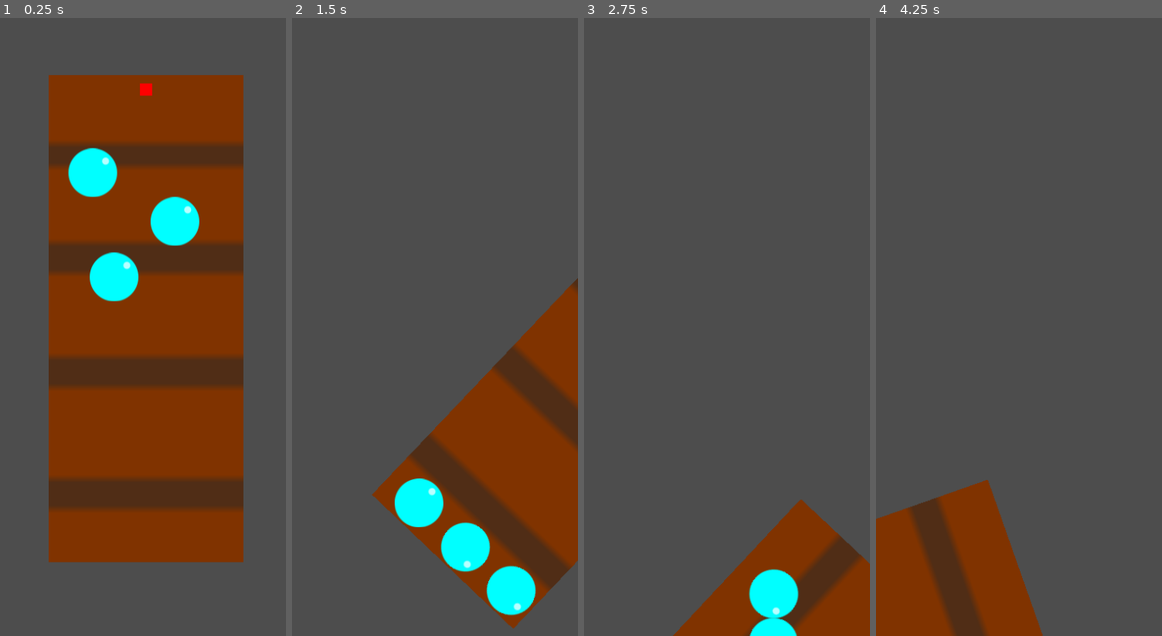
Above: before the commit, frames 1-4 (left to right).
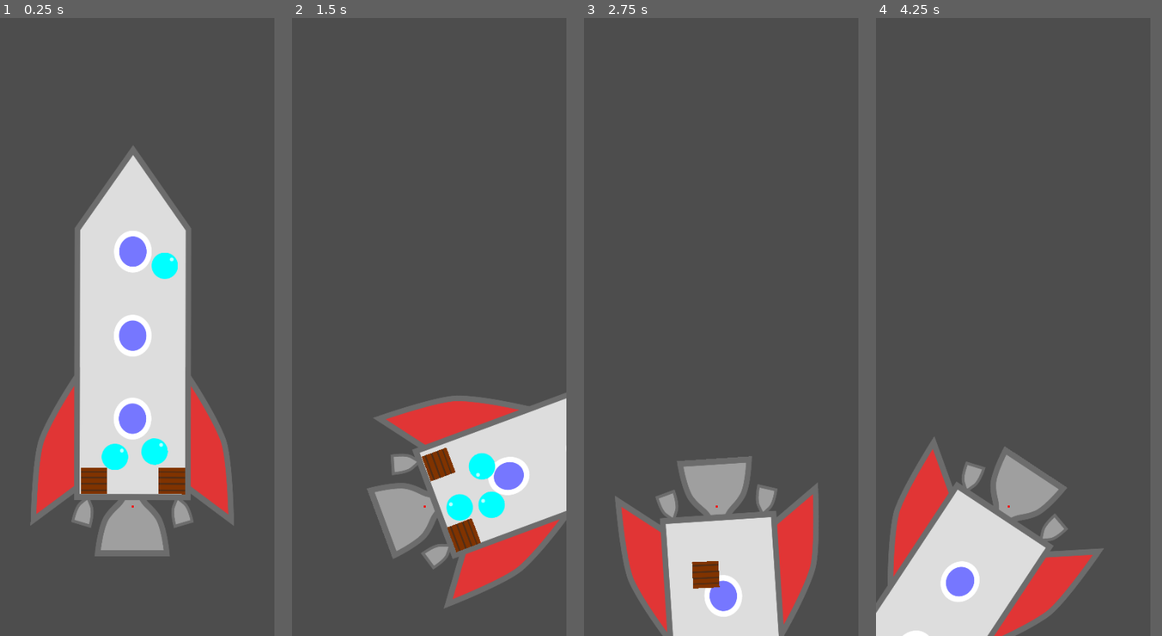
Above: after the commit, the same moments.

Repository: aligator/SpaceDelivery
Game: Godot game, scene res://world.tscn
The game is run twice, just before and just after one commit, with the same random seed, the same clock (stepped at 60 frames per second) and the same inputs.
Inputs:
- Up to frame 1 (0.25 s): no input
- Up to frame 2 (1.5 s): hold Right (ui_right) 0.53-1.28 s; hold Left (ui_left) from 1.28 s (still down)
- Up to frame 3 (2.75 s): release Left (ui_left) at 2.03 s; hold Right (ui_right) from 2.03 s (still down)
- Up to frame 4 (4.25 s): release Right (ui_right) at 3.53 s; hold Left (ui_left) from 3.53 s (still down)
In our replay, the window is 370x800 before the commit and 355x800 after it. These sizes can differ from the game's own. Grey fills any space a smaller window leaves; there, only what the larger window draws over its background counts as a difference.

The runs differ from the first frame. In frame 1, 54% of the frame differs, in the area x 10-86%, y 9-89%; in frame 2, 24%; in frame 3, 18%; in frame 4, 17%.

Commit message:
Add rocket asset

Diff:
--- /dev/null
+++ b/assets/rocket.svg
@@ -0,0 +1,191 @@
+<?xml version="1.0" encoding="UTF-8" standalone="no"?>
+<!-- Created with Inkscape (http://www.inkscape.org/) -->
+
+<svg
+   width="700.005"
+   height="1276.7145"
+   viewBox="0 0 185.20965 337.79737"
+   version="1.1"
+   id="svg6070"
+   inkscape:version="1.2.2 (b0a8486541, 2022-12-01)"
+   sodipodi:docname="rocket.svg"
+   inkscape:export-filename="rocket.png"
+   inkscape:export-xdpi="96"
+   inkscape:export-ydpi="96"
+   xmlns:inkscape="http://www.inkscape.org/namespaces/inkscape"
+   xmlns:sodipodi="http://sodipodi.sourceforge.net/DTD/sodipodi-0.dtd"
+   xmlns="http://www.w3.org/2000/svg"
+   xmlns:svg="http://www.w3.org/2000/svg">
+  <sodipodi:namedview
+     id="namedview6072"
+     pagecolor="#ffffff"
+     bordercolor="#cccccc"
+     borderopacity="1"
+     inkscape:showpageshadow="0"
+     inkscape:pageopacity="0"
+     inkscape:pagecheckerboard="0"
+     inkscape:deskcolor="#d1d1d1"
+     inkscape:document-units="px"
+     showgrid="false"
+     inkscape:zoom="1"
+     inkscape:cx="580"
+     inkscape:cy="966"
+     inkscape:window-width="1920"
+     inkscape:window-height="1007"
+     inkscape:window-x="0"
+     inkscape:window-y="0"
+     inkscape:window-maximized="1"
+     inkscape:current-layer="layer1" />
+  <defs
+     id="defs6067">
+    <inkscape:path-effect
+       effect="mirror_symmetry"
+       start_point="12.7,57.312496"
+       end_point="12.7,66.64"
+       center_point="12.7,61.975734"
+       id="path-effect7683"
+       is_visible="true"
+       lpeversion="1.2"
+       lpesatellites=""
+       mode="free"
+       discard_orig_path="false"
+       fuse_paths="false"
+       oposite_fuse="false"
+       split_items="false"
+       split_open="false"
+       link_styles="false" />
+    <inkscape:path-effect
+       effect="mirror_symmetry"
+       start_point="12.7,37.593857"
+       end_point="12.7,61.207231"
+       center_point="12.7,49.400544"
+       id="path-effect7591"
+       is_visible="true"
+       lpeversion="1.2"
+       lpesatellites=""
+       mode="free"
+       discard_orig_path="false"
+       fuse_paths="false"
+       oposite_fuse="false"
+       split_items="false"
+       split_open="false"
+       link_styles="false" />
+    <inkscape:path-effect
+       effect="mirror_symmetry"
+       start_point="12.7,0.52916616"
+       end_point="12.7,58.55"
+       center_point="12.7,29.539547"
+       id="path-effect7586"
+       is_visible="true"
+       lpeversion="1.2"
+       lpesatellites=""
+       mode="free"
+       discard_orig_path="false"
+       fuse_paths="false"
+       oposite_fuse="false"
+       split_items="false"
+       split_open="false"
+       link_styles="false" />
+    <inkscape:path-effect
+       effect="mirror_symmetry"
+       start_point="12.7,57.312495"
+       end_point="12.7,66.63897"
+       center_point="12.7,61.975732"
+       id="path-effect7683-3"
+       is_visible="true"
+       lpeversion="1.2"
+       lpesatellites=""
+       mode="free"
+       discard_orig_path="false"
+       fuse_paths="false"
+       oposite_fuse="false"
+       split_items="false"
+       split_open="false"
+       link_styles="false" />
+    <inkscape:path-effect
+       effect="mirror_symmetry"
+       start_point="12.7,57.312496"
+       end_point="12.7,66.638971"
+       center_point="12.7,61.975734"
+       id="path-effect7683-3-6"
+       is_visible="true"
+       lpeversion="1.2"
+       lpesatellites=""
+       mode="free"
+       discard_orig_path="false"
+       fuse_paths="false"
+       oposite_fuse="false"
+       split_items="false"
+       split_open="false"
+       link_styles="false" />
+  </defs>
+  <g
+     inkscape:label="Layer 1"
+     inkscape:groupmode="layer"
+     id="layer1"
+     transform="translate(0.00160841,-0.00240745)">
+    <path
+       id="rect7661"
+       style="fill:#9f9f9f;stroke:#6c6c6c;stroke-opacity:1"
+       d="M 12.7,66.639015 H 6.4424431 c 0,0 0.4809192,-4.380262 1.6683067,-5.943351 1.2637073,-1.663557 2.0915432,-1.816195 2.8600842,-3.058815 0.292522,-0.472967 0.490301,-0.283547 1.729166,-0.302217 m 0,9.304383 h 6.257557 c 0,0 -0.480919,-4.380262 -1.668307,-5.943351 C 16.025543,59.032107 15.197707,58.879469 14.429166,57.636849 14.136644,57.163882 13.938865,57.353302 12.7,57.334632"
+       sodipodi:nodetypes="ccssc"
+       inkscape:path-effect="#path-effect7683"
+       inkscape:original-d="M 12.7,66.639015 H 6.4424431 c 0,0 0.4809192,-4.380262 1.6683067,-5.943351 1.2637073,-1.663557 2.0915432,-1.816195 2.8600842,-3.058815 0.292522,-0.472967 0.490301,-0.283547 1.729166,-0.302217"
+       class="UnoptimicedTransforms"
+       transform="matrix(5.027157,0,0,4.9997204,28.758391,2.1236991)" />
+    <path
+       id="rect7661-5"
+       style="fill:#9f9f9f;stroke:#6c6c6c;stroke-width:0.5;stroke-dasharray:none;stroke-opacity:1"
+       d="m 12.700049,61.716897 h -1.606653 c -0.03741,-2.446005 0.476964,-3.044263 0.710721,-3.330741 0.118573,-0.133179 0.613083,-0.826176 0.895932,-1.051553 m -9.8e-5,4.382294 h 1.606653 C 14.344014,59.270892 13.82964,58.672634 13.595883,58.386156 13.47731,58.252977 12.9828,57.55998 12.699951,57.334603"
+       sodipodi:nodetypes="cccc"
+       inkscape:path-effect="#path-effect7683-3"
+       inkscape:original-d="m 12.700049,61.716897 h -1.606653 c -0.03741,-2.446005 0.476964,-3.044263 0.710721,-3.330741 0.118573,-0.133179 0.613083,-0.826176 0.895932,-1.051553"
+       class="UnoptimicedTransforms"
+       transform="matrix(4.8558609,1.2940228,-1.301124,4.8293591,64.900712,-3.4448642)" />
+    <path
+       id="rect7661-5-2"
+       style="fill:#9f9f9f;stroke:#6c6c6c;stroke-width:0.5;stroke-dasharray:none;stroke-opacity:1"
+       d="m 12.700049,61.716897 h -1.606653 c -0.03741,-2.446005 0.476964,-3.044263 0.710721,-3.330741 0.118573,-0.133179 0.613083,-0.826176 0.895932,-1.051553 m -9.8e-5,4.382294 h 1.606653 C 14.344014,59.270892 13.82964,58.672634 13.595883,58.386156 13.47731,58.252977 12.9828,57.55998 12.699951,57.334603"
+       sodipodi:nodetypes="cccc"
+       inkscape:path-effect="#path-effect7683-3-6"
+       inkscape:original-d="m 12.700049,61.716897 h -1.606653 c -0.03741,-2.446005 0.476964,-3.044263 0.710721,-3.330741 0.118573,-0.133179 0.613083,-0.826176 0.895932,-1.051553"
+       class="UnoptimicedTransforms"
+       transform="matrix(4.8558609,-1.2940228,1.301124,4.8293591,-2.7684957,29.423287)" />
+    <path
+       id="rect6279"
+       style="fill:#dddddd;fill-opacity:1;stroke:#6c6c6c;stroke-width:1;stroke-dasharray:none;stroke-opacity:1"
+       d="M 12.699855,57.439026 H 2.6458333 V 13.428791 L 12.653926,0.45432535 12.7,0.52916664 M 12.700145,57.439026 H 22.754167 V 13.428791 L 12.746074,0.45432535 12.7,0.52916664"
+       sodipodi:nodetypes="ccccc"
+       inkscape:path-effect="#path-effect7586"
+       inkscape:original-d="M 12.699855,57.439026 H 2.6458333 V 13.428791 L 12.653926,0.45432535 12.7,0.52916664"
+       class="UnoptimicedTransforms"
+       transform="matrix(5.027157,0,0,4.9997204,28.758391,2.1236991)" />
+    <path
+       id="rect7588"
+       style="fill:#e13535;fill-opacity:1;stroke:#6c6c6c;stroke-width:1.00032;stroke-dasharray:none"
+       d="m -5.2000573,61.207231 c 0,0 0.2204365,-10.232742 1.5154677,-13.286088 1.7675292,-4.167372 6.3304229,-10.327286 6.3304229,-10.327286 v 18.308086 z m 35.8001143,0 c 0,0 -0.220436,-10.232742 -1.515467,-13.286088 -1.76753,-4.167372 -6.330423,-10.327286 -6.330423,-10.327286 v 18.308086 z"
+       sodipodi:nodetypes="csccc"
+       inkscape:path-effect="#path-effect7591"
+       inkscape:original-d="m -5.2000573,61.207231 c 0,0 0.2204365,-10.232742 1.5154677,-13.286088 1.7675292,-4.167372 6.3304229,-10.327286 6.3304229,-10.327286 v 18.308086 z"
+       class="UnoptimicedTransforms"
+       transform="matrix(5.027157,0,0,4.9997204,28.758391,2.1236991)" />
+    <circle
+       style="fill:#7677ff;fill-opacity:1;stroke:#ffffff;stroke-width:4.72102;stroke-dasharray:none;stroke-opacity:1"
+       id="path8018"
+       cx="92.610542"
+       cy="87.544968"
+       r="14.837403" />
+    <circle
+       style="fill:#7677ff;fill-opacity:1;stroke:#ffffff;stroke-width:4.72102;stroke-dasharray:none;stroke-opacity:1"
+       id="path8018-9"
+       cx="92.610542"
+       cy="156.63197"
+       r="14.837403" />
+    <circle
+       style="fill:#7677ff;fill-opacity:1;stroke:#ffffff;stroke-width:4.72102;stroke-dasharray:none;stroke-opacity:1"
+       id="path8018-9-1"
+       cx="92.610542"
+       cy="224.78285"
+       r="14.837403" />
+  </g>
+</svg>
--- a/objects/ball.tscn
+++ b/objects/ball.tscn
@@ -1,11 +1,16 @@
-[gd_scene load_steps=3 format=3 uid="uid://dykfwuv1coid1"]
+[gd_scene load_steps=4 format=3 uid="uid://dykfwuv1coid1"]
 
 [ext_resource type="Texture2D" uid="uid://gc8y7brk87ox" path="res://assets/ball.svg" id="1_ax7aw"]
+
+[sub_resource type="PhysicsMaterial" id="PhysicsMaterial_ql2by"]
+bounce = 1.0
 
 [sub_resource type="CircleShape2D" id="CircleShape2D_q1r4u"]
 radius = 32.0
 
 [node name="Ball" type="RigidBody2D"]
+mass = 4.0
+physics_material_override = SubResource("PhysicsMaterial_ql2by")
 
 [node name="CollisionShape2D" type="CollisionShape2D" parent="."]
 position = Vector2(32, 32)
--- a/objects/box.tscn
+++ b/objects/box.tscn
@@ -6,6 +6,7 @@
 size = Vector2(64, 64)
 
 [node name="Box" type="RigidBody2D"]
+mass = 10.0
 
 [node name="CollisionShape2D" type="CollisionShape2D" parent="."]
 position = Vector2(32, 32)
--- a/project.godot
+++ b/project.godot
@@ -17,8 +17,9 @@
 
 [display]
 
-window/size/viewport_width=376
-window/size/viewport_height=812
+window/size/viewport_width=400
+window/size/viewport_height=900
+window/stretch/scale=0.6
 window/handheld/orientation=1
 
 [rendering]
--- a/space_ship/space_ship.gd
+++ b/space_ship/space_ship.gd
@@ -1,6 +1,6 @@
 extends RigidBody2D
 
-@export var power: float = 15000
+@export var power: float = 25000
 
 # Called when the node enters the scene tree for the first time.
 func _ready():
--- a/space_ship/space_ship.tscn
+++ b/space_ship/space_ship.tscn
@@ -1,31 +1,21 @@
-[gd_scene load_steps=7 format=3 uid="uid://4csvsrllbajr"]
+[gd_scene load_steps=8 format=3 uid="uid://4csvsrllbajr"]
 
-[ext_resource type="Texture2D" uid="uid://bd48s2kywab0j" path="res://assets/box.svg" id="1_2poo2"]
 [ext_resource type="Script" path="res://space_ship/space_ship.gd" id="1_ibr4t"]
 [ext_resource type="PackedScene" uid="uid://batynujmyxnv7" path="res://space_ship/collision.tscn" id="1_nxlyw"]
-[ext_resource type="Texture2D" uid="uid://hhxox2ym7exf" path="res://assets/red.png" id="4_ykdi8"]
+[ext_resource type="Texture2D" uid="uid://dcrmiuc6hbmpo" path="res://assets/rocket.png" id="2_8j81e"]
+[ext_resource type="Texture2D" uid="uid://hhxox2ym7exf" path="res://assets/red.png" id="4_3g2xk"]
 
 [sub_resource type="PhysicsMaterial" id="PhysicsMaterial_efwpq"]
 
-[sub_resource type="GDScript" id="GDScript_6wedi"]
-script/source = "@tool
+[sub_resource type="PhysicsMaterial" id="PhysicsMaterial_x1v6m"]
 
-extends Sprite2D
+[sub_resource type="CircleShape2D" id="CircleShape2D_6oinw"]
+radius = 22.0
 
-@onready var spaceShip: RigidBody2D =  get_owner()
-# Called when the node enters the scene tree for the first time.
-func _ready():
-	pass # Replace with function body.
+[node name="SpaceShip" type="Node2D"]
+position = Vector2(0, -318)
 
-
-# Called every frame. 'delta' is the elapsed time since the previous frame.
-func _process(delta):
-	position = spaceShip.center_of_mass
-
-"
-
-[node name="SpaceShip" type="RigidBody2D"]
-position = Vector2(-3, -320)
+[node name="RigidBody2D" type="RigidBody2D" parent="."]
 mass = 10.0
 center_of_mass_mode = 1
 center_of_mass = Vector2(0, -300)
@@ -33,16 +23,23 @@
 script = ExtResource("1_ibr4t")
 metadata/_edit_vertical_guides_ = []
 
-[node name="CollisionPolygon2D" parent="." instance=ExtResource("1_nxlyw")]
+[node name="Rocket" type="Sprite2D" parent="RigidBody2D"]
+position = Vector2(1.99999, -30)
+scale = Vector2(0.705714, 0.781519)
+texture = ExtResource("2_8j81e")
+
+[node name="CollisionPolygon2D" parent="RigidBody2D" instance=ExtResource("1_nxlyw")]
 position = Vector2(2, -2)
-polygon = PackedVector2Array(-128, -320, 128, -320, 128, 320, 64, 320, 18, 320, 18, 336, 11, 336, 11, 320, -11, 320, -11, 336, 18, 336, 18, 340, -11, 340, -18, 340, -18, 320, -128, 320)
+polygon = PackedVector2Array(-128, -320, 0, -502, 128, -320, 128, 320, 64, 320, 41, 319, 41, 341, 41, 391, 30, 391, -45, 391, -45, 377, -45, 329, -42, 329, -23, 329, -23, 376, 25, 376, 25, 329, -23, 329, -45, 329, -45, 320, -128, 320)
 
-[node name="SpaceShip" type="Sprite2D" parent="."]
-position = Vector2(0, 1)
-scale = Vector2(4, 10)
-texture = ExtResource("1_2poo2")
+[node name="BottomCollision" type="StaticBody2D" parent="."]
+position = Vector2(-326, -670)
+physics_material_override = SubResource("PhysicsMaterial_x1v6m")
 
-[node name="CenterOfMass" type="Sprite2D" parent="."]
-position = Vector2(0, -300)
-texture = ExtResource("4_ykdi8")
-script = SubResource("GDScript_6wedi")
+[node name="CollisionShape2D" type="CollisionShape2D" parent="BottomCollision"]
+position = Vector2(328, 1021)
+shape = SubResource("CircleShape2D_6oinw")
+
+[node name="Red" type="Sprite2D" parent="BottomCollision/CollisionShape2D"]
+scale = Vector2(0.25, 0.25)
+texture = ExtResource("4_3g2xk")
--- a/world.tscn
+++ b/world.tscn
@@ -1,30 +1,25 @@
-[gd_scene load_steps=5 format=3 uid="uid://dk7fauks4c8r6"]
+[gd_scene load_steps=4 format=3 uid="uid://dk7fauks4c8r6"]
 
 [ext_resource type="PackedScene" uid="uid://4csvsrllbajr" path="res://space_ship/space_ship.tscn" id="1_t2rh0"]
+[ext_resource type="PackedScene" uid="uid://bmncbnlwcrmk8" path="res://objects/box.tscn" id="2_0gxck"]
 [ext_resource type="PackedScene" uid="uid://dykfwuv1coid1" path="res://objects/ball.tscn" id="3_7t0o0"]
-
-[sub_resource type="PhysicsMaterial" id="PhysicsMaterial_0467y"]
-
-[sub_resource type="CircleShape2D" id="CircleShape2D_bsiid"]
-radius = 6.0
 
 [node name="World" type="Node2D"]
 
 [node name="SpaceShip" parent="." instance=ExtResource("1_t2rh0")]
-position = Vector2(192, 391)
+position = Vector2(320, 835)
 
 [node name="Ball" parent="SpaceShip" instance=ExtResource("3_7t0o0")]
-position = Vector2(-102, -248)
+position = Vector2(27, 180)
 
 [node name="Ball2" parent="SpaceShip" instance=ExtResource("3_7t0o0")]
-position = Vector2(-74, -111)
+position = Vector2(-73, 170)
 
 [node name="Ball3" parent="SpaceShip" instance=ExtResource("3_7t0o0")]
-position = Vector2(6, -184)
+position = Vector2(48, -294)
 
-[node name="BottomCollision" type="StaticBody2D" parent="."]
-physics_material_override = SubResource("PhysicsMaterial_0467y")
+[node name="Box" parent="SpaceShip" instance=ExtResource("2_0gxck")]
+position = Vector2(64, 252)
 
-[node name="CollisionShape2D" type="CollisionShape2D" parent="BottomCollision"]
-position = Vector2(194, 718)
-shape = SubResource("CircleShape2D_bsiid")
+[node name="Box2" parent="SpaceShip" instance=ExtResource("2_0gxck")]
+position = Vector2(-124, 252)
Binary file added: assets/rocket.png
Not shown, added: assets/rocket.png.import
Not shown, added: assets/rocket.svg.import
